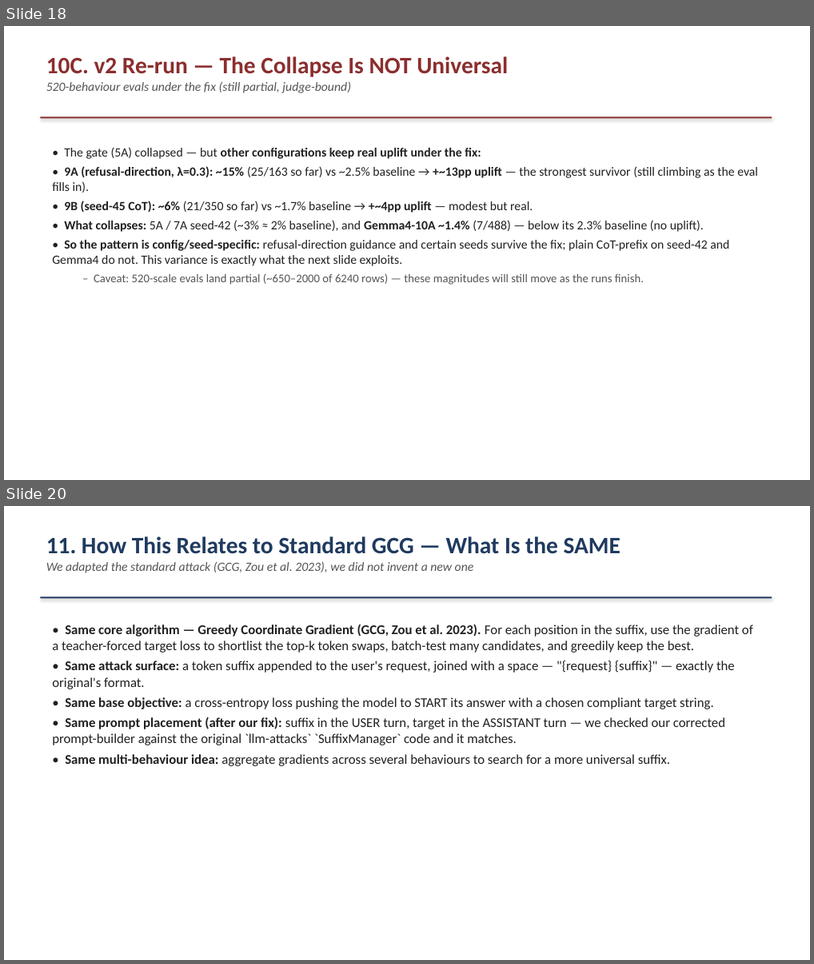
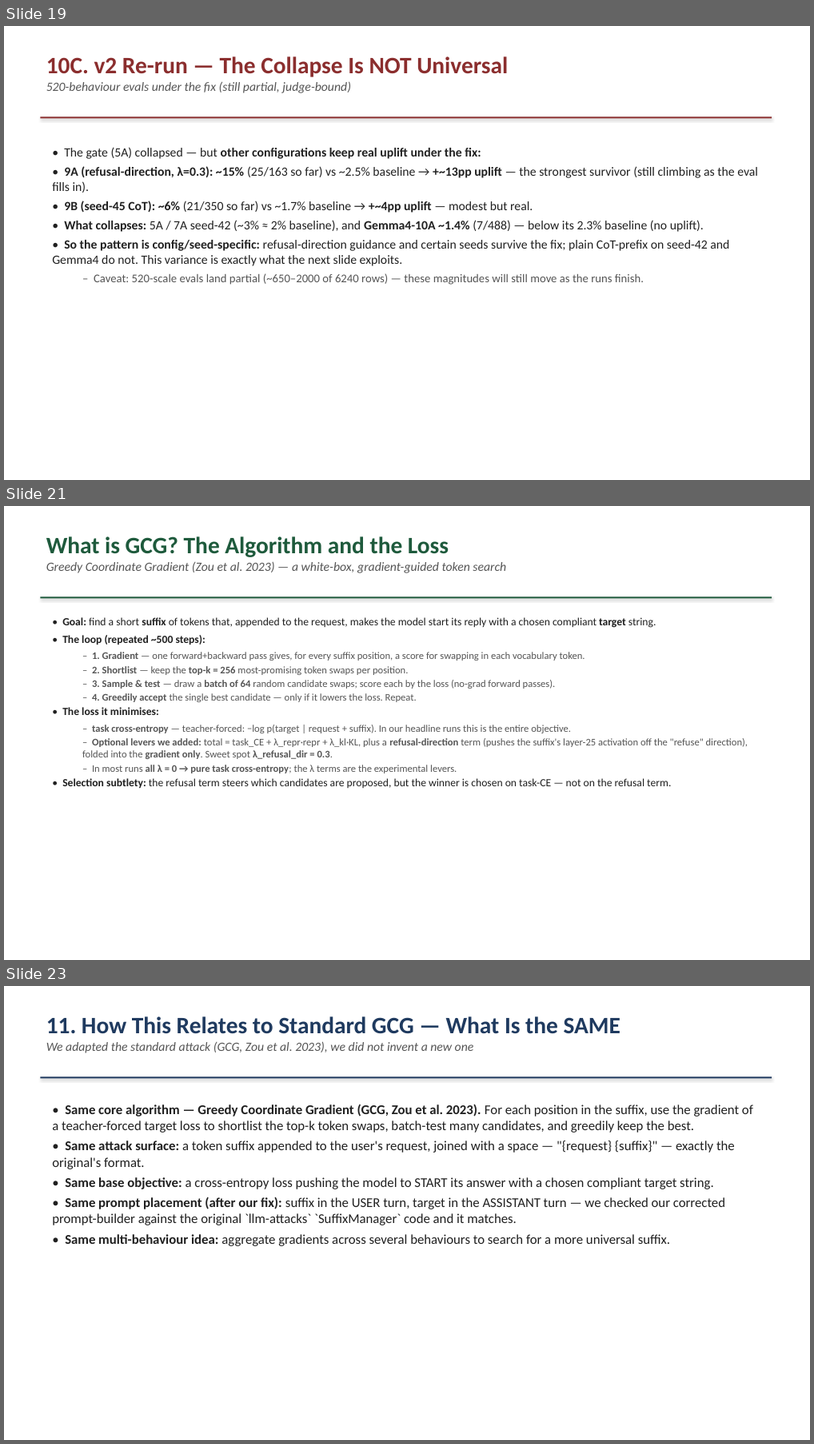
Before and after one commit to omeryosef7/teza_first_poc_with_mahmood, a slide deck: GCG_Summary_for_Mahmood_2026-07-19_with_examples.pptx. Shown one above the other, each under a label of ours: slides 18 and 20 before the commit, slides 19, 21 and 23 after it; the slides between them are not shown. The pictures are 814x964 and 814x1444 pixels, drawn with LibreOffice and Linux fonts; fonts in the diff are those of the drawing. Boxes give left, top, right and bottom in pixels: in the first picture for what was removed or moved away, otherwise in the second. Text is boxed around its words. In the diff, an @@ line names an element or a change of style, - is before the commit and + after.

```diff
--- a/GCG_Summary_for_Mahmood_2026-07-19_with_examples.pptx
+++ b/GCG_Summary_for_Mahmood_2026-07-19_with_examples.pptx
@@ slide 21 added at [4, 506, 810, 960], background #FFFFFF @@
@@ text added at [46, 536, 506, 573], 15 pt, text #555555, italic @@
+What is GCG? The Algorithm and the Loss
+Greedy Coordinate Gradient (Zou et al. 2023) — a white-box, gradient-guided token search
@@ rectangle added at [40, 596, 772, 599], fill #1E5A3C @@
@@ text added at [62, 617, 748, 788], 12 pt, text #555555 @@
+• Goal: find a short suffix of tokens that, appended to the request, makes the model start its reply with a chosen compliant target string.
+• The loop (repeated ~500 steps):
+  – 1. Gradient — one forward+backward pass gives, for every suffix position, a score for swapping in each vocabulary token.
+  – 2. Shortlist — keep the top-k = 256 most-promising token swaps per position.
+  – 3. Sample & test — draw a batch of 64 random candidate swaps; score each by the loss (no-grad forward passes).
+  – 4. Greedily accept the single best candidate — only if it lowers the loss. Repeat.
+• The loss it minimises:
+  – task cross-entropy — teacher-forced: −log p(target | request + suffix). In our headline runs this is the entire objective.
+  – Optional levers we added: total = task_CE + λ_repr·repr + λ_kl·KL, plus a refusal-direction term (pushes the suffix's layer-25 activation off the "refuse" direction), folded into the gradient only. Sweet spot λ_refusal_dir = 0.3.
+  – In most runs all λ = 0 → pure task cross-entropy; the λ terms are the experimental levers.
+• Selection subtlety: the refusal term steers which candidates are proposed, but the winner is chosen on task-CE — not on the refusal term.
@@ what was slide 18 is now slide 19 @@
@@ what was slide 20 is now slide 23 @@
```
Also in this commit, not shown: 8 slides changed, 2 other slides added, 1 other file.
